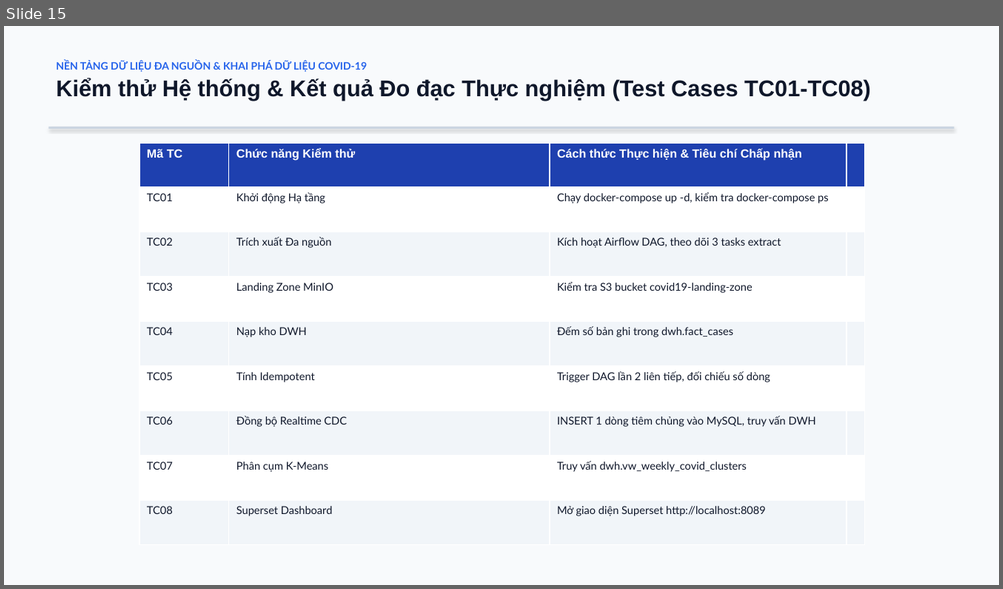
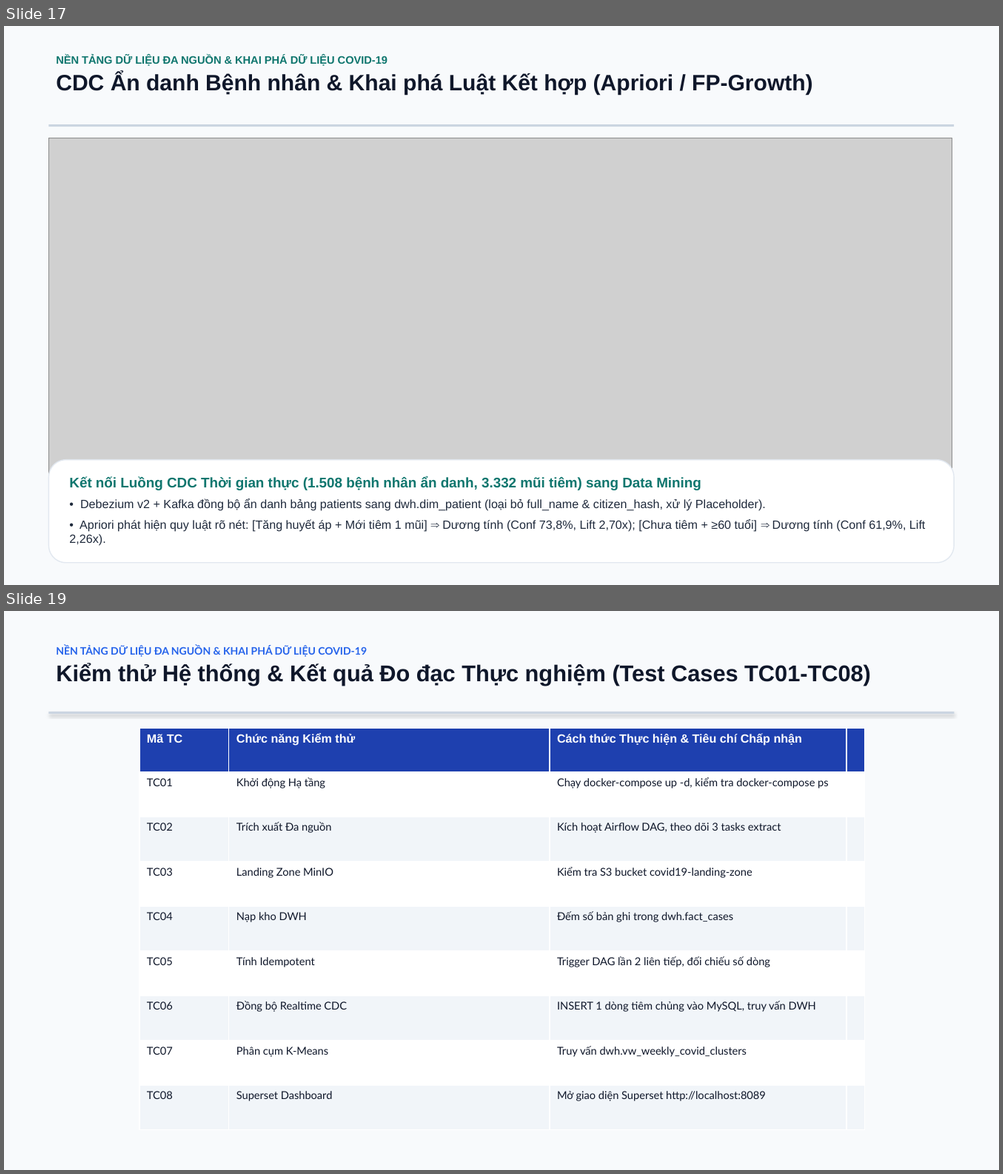
Before and after one commit to ninhduo263/global-health-data-platform, a slide deck: baocao/slide-datamining.pptx. Shown one above the other, each under a label of ours: slide 15 before the commit, slides 17 and 19 after it; the slides between them are not shown. The pictures are 1003x589 and 1003x1174 pixels, drawn with LibreOffice and Linux fonts; fonts in the diff are those of the drawing; grey boxes stand for pictures. Boxes give left, top, right and bottom in pixels: in the first picture for what was removed or moved away, otherwise in the second. Text is boxed around its words. In the diff, an @@ line names an element or a change of style, - is before the commit and + after.

Commit message:
docs(baocao): update baocao-datamining.docx and slide-datamining.pptx with all 4 Data Mining pillars

```diff
--- a/baocao/slide-datamining.pptx
+++ b/baocao/slide-datamining.pptx
@@ slide 17 added at bbox=[4, 26, 999, 585], background #F8FAFC @@
@@ text added at bbox=[56, 56, 813, 96], 21.5 pt, text #0F172A, bold @@
+NỀN TẢNG DỮ LIỆU ĐA NGUỒN & KHAI PHÁ DỮ LIỆU COVID-19
+CDC Ẩn danh Bệnh nhân & Khai phá Luật Kết hợp (Apriori / FP-Growth)
@@ rectangle added at bbox=[48, 124, 954, 127], fill #CBD5E1 @@
@@ picture added at bbox=[48, 138, 951, 488] @@
@@ rounded rectangle added at bbox=[48, 460, 954, 563], fill #FFFFFF, outline #E2E8F0 1 pt @@
@@ text added at bbox=[69, 477, 925, 546], 11.5 pt, text #1E293B @@
+Kết nối Luồng CDC Thời gian thực (1.508 bệnh nhân ẩn danh, 3.332 mũi tiêm) sang Data Mining
+• Debezium v2 + Kafka đồng bộ ẩn danh bảng patients sang dwh.dim_patient (loại bỏ full_name & citizen_hash, xử lý Placeholder).
+• Apriori phát hiện quy luật rõ nét: [Tăng huyết áp + Mới tiêm 1 mũi] ⇒ Dương tính (Conf 73,8%, Lift 2,70x); [Chưa tiêm + ≥60 tuổi] ⇒ Dương tính (Conf 61,9%, Lift 2,26x).
@@ what was slide 15 is now slide 19 @@
```
Also in this commit, not shown: 2 slides changed, 3 other slides added, 2 other files.
